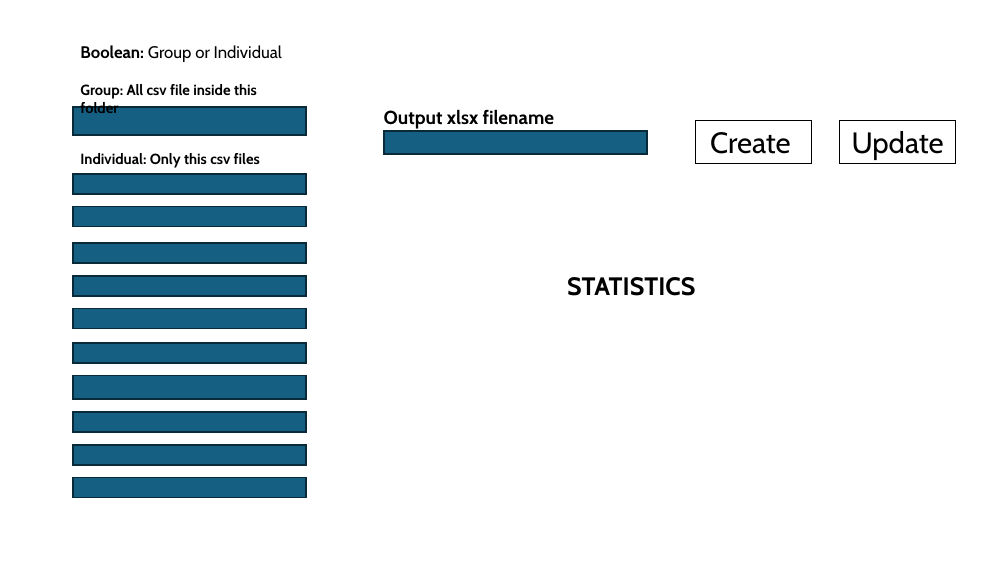
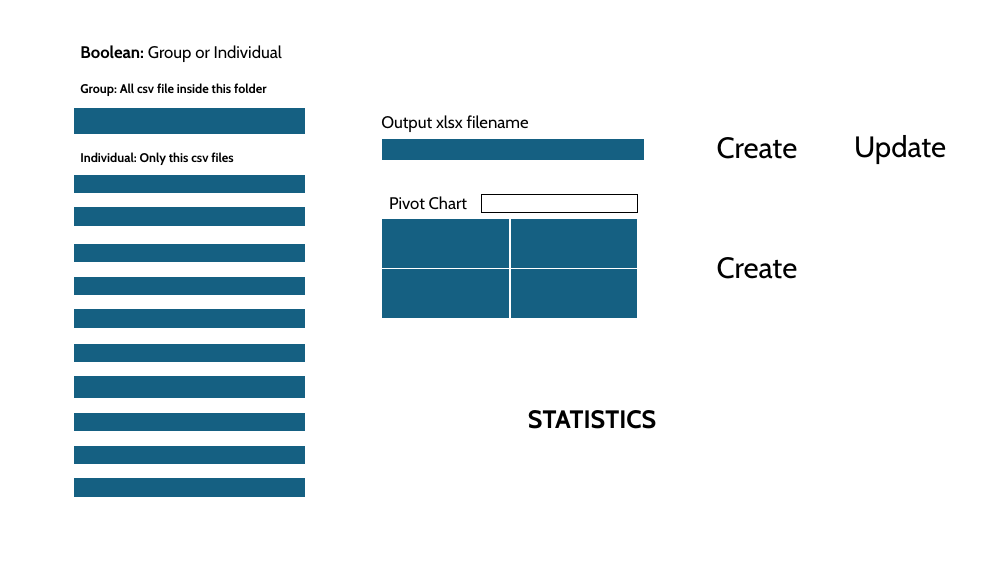
Before and after one commit to harveylabis/MultipleCSV_to_PivotChart, a slide deck: slide 1 of csv_to_PivotChart_NOTES.pptx. Drawn at 1008x567 pixels with LibreOffice and Linux fonts; fonts in the diff are those of the drawing. Boxes give left, top, right and bottom in pixels: in the first picture for what was removed or moved away, otherwise in the second. Text is boxed around its words. In the diff, an @@ line names an element or a change of style, - is before the commit and + after.

```diff
--- a/csv_to_PivotChart_NOTES.pptx
+++ b/csv_to_PivotChart_NOTES.pptx
@@ rectangle "Group: All csv file inside ..." resized from (x1=80, y1=84, x2=257, y2=113) to (x1=73, y1=78, x2=306, y2=101) @@
@@ rectangle "Group: All csv file inside ..." at (x1=73, y1=78, x2=306, y2=101): size 14 to 12 pt; outline none to #FFFFFF 0.75 pt @@
@@ rectangle "Output xlsx filename" resized from (x1=384, y1=109, x2=554, y2=129) to (x1=374, y1=108, x2=577, y2=136) @@
@@ rectangle "Output xlsx filename" at (x1=374, y1=108, x2=577, y2=136): size 18 to 16 pt, bold off; outline none to #FFFFFF 0.75 pt @@
@@ rectangle "Individual: Only this csv files" resized from (x1=80, y1=153, x2=260, y2=168) to (x1=73, y1=146, x2=306, y2=169) @@
@@ rectangle "Individual: Only this csv files" at (x1=73, y1=146, x2=306, y2=169): size 14 to 12 pt; outline none to #FFFFFF 0.75 pt @@
@@ outline #092A39 1.5 pt to #FFFFFF 1.5 pt in 12 elements at (x1=73, y1=174, x2=306, y2=194), (x1=73, y1=243, x2=306, y2=263), (x1=73, y1=206, x2=306, y2=226), (x1=73, y1=276, x2=306, y2=296), (x1=73, y1=309, x2=306, y2=328), (x1=73, y1=343, x2=306, y2=362), (x1=73, y1=412, x2=306, y2=432), (x1=73, y1=376, x2=306, y2=399), (x1=73, y1=445, x2=306, y2=465), (x1=73, y1=478, x2=306, y2=498), (x1=73, y1=107, x2=306, y2=135), (x1=382, y1=138, x2=645, y2=160) @@
@@ rectangle moved from (x1=384, y1=131, x2=647, y2=154) to (x1=382, y1=138, x2=645, y2=160) @@
@@ rectangle "Create" moved from (x1=696, y1=120, x2=812, y2=163) to (x1=702, y1=126, x2=819, y2=169) @@
@@ rectangle "Create" at (x1=702, y1=126, x2=819, y2=169): outline #000000 0.75 pt to #FFFFFF 0.75 pt @@
@@ rectangle "Update" moved from (x1=839, y1=120, x2=956, y2=163) to (x1=842, y1=124, x2=959, y2=167) @@
@@ rectangle "Update" at (x1=842, y1=124, x2=959, y2=167): outline #000000 0.75 pt to #FFFFFF 0.75 pt @@
@@ rectangle added at (x1=382, y1=189, x2=521, y2=217), outline #FFFFFF 0.75 pt, 16 pt, text #000000 @@
+Pivot Chart
@@ rectangle added at (x1=482, y1=194, x2=638, y2=212), outline #000000 0.75 pt @@
@@ rectangle added at (x1=382, y1=219, x2=638, y2=319), fill #156082, outline #FFFFFF 1.5 pt @@
@@ line added from (510, 219) to (510, 326), #FFFFFF 1.5 pt @@
@@ line added from (382, 268) to (638, 268), #FFFFFF 1.5 pt @@
@@ rectangle added at (x1=702, y1=246, x2=819, y2=289), outline #FFFFFF 0.75 pt, 28 pt, text #000000 @@
+Create
@@ rectangle "STATISTICS" resized from (x1=567, y1=277, x2=695, y2=296) to (x1=521, y1=399, x2=678, y2=437) @@
@@ rectangle "STATISTICS" at (x1=521, y1=399, x2=678, y2=437): outline none to #FFFFFF 0.75 pt @@
```
Also in this commit, not shown: 15 other files.
